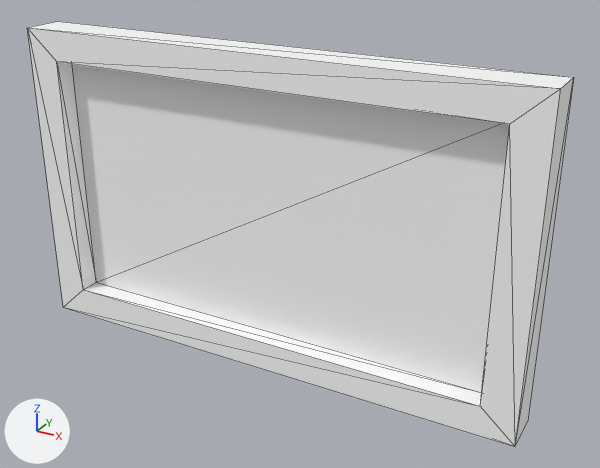
The glTF model assets/synty/simple_fantasy_interiors/models/SM_Prop_Painting_01.glb as it was, and as the next commit left it.
Before and after are seen from a 50 mm camera at (0.0167, -0.0284, 0.0201) aimed at (0.0014, -0.0005, 0.0062). The axes (+X, +Y, +Z) are drawn at lower left. The lights are the same throughout. Mesh edges are drawn as thin lines.

Objects in the first picture: 'SM_Prop_Painting_01'.
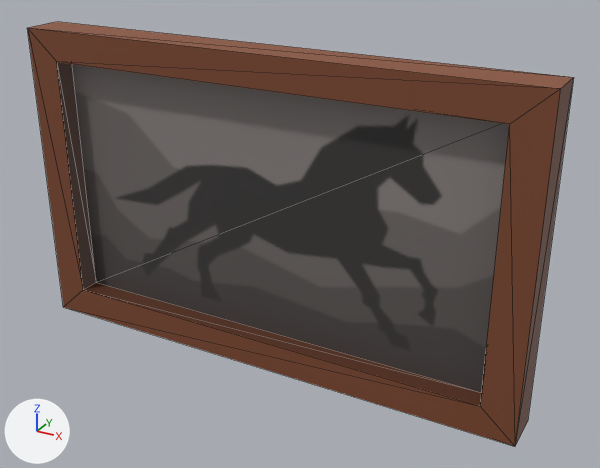
Diff of the bpy script that builds the scene:
```diff
--- a/assets/synty/simple_fantasy_interiors/models/SM_Prop_Painting_01.glb.py
+++ b/assets/synty/simple_fantasy_interiors/models/SM_Prop_Painting_01.glb.py
@@ img_simplefantasyinteriorstexture @@
+img_simplefantasyinteriorstexture = load_image('SimpleFantasyInteriorsTexture', '_unpacked/SimpleFantasyInteriorsTexture', 1024, 1024, 'sRGB')
@@ mat_lambert1 @@
 mat_lambert1 = principled_material('lambert1')
-mat_lambert1.base_color = (1.0, 1.0, 1.0)  # white #ffffff
+mat_lambert1.texture = img_simplefantasyinteriorstexture
 mat_lambert1.roughness = 0.553
```

What differs and where, as boxes (x1, y1, x2, y2) in the pictures (600 x 468 px):
'SM_Prop_Painting_01', surface changed
    both: (27, 22, 573, 446)
